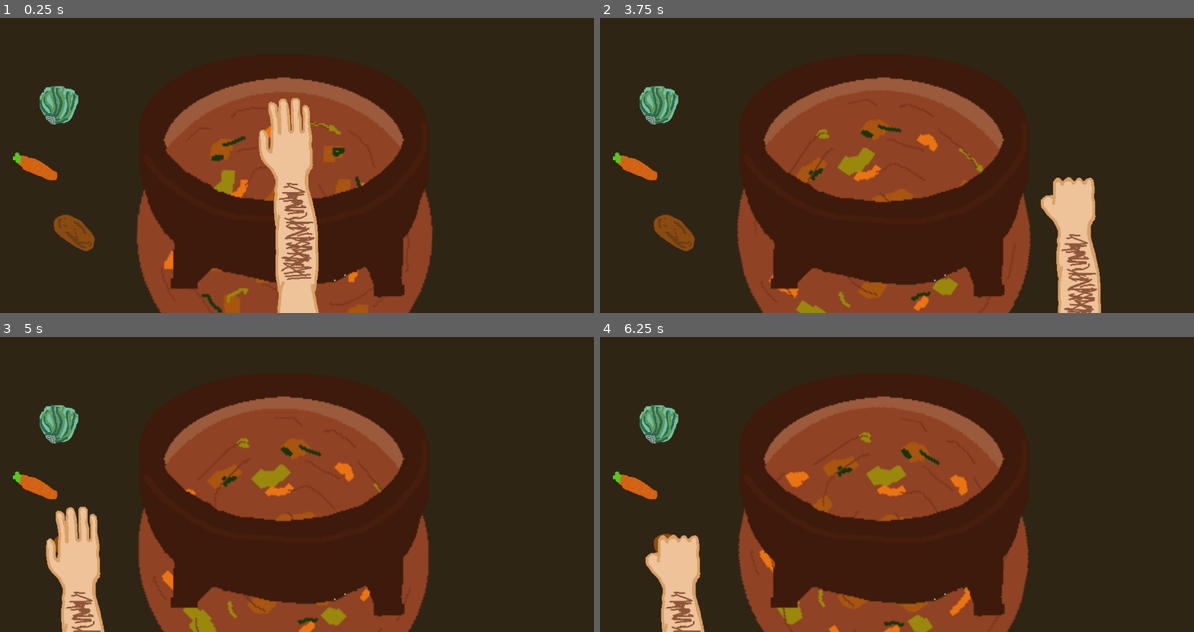
Above: before the commit, frames 1-4 (two rows, left to right).
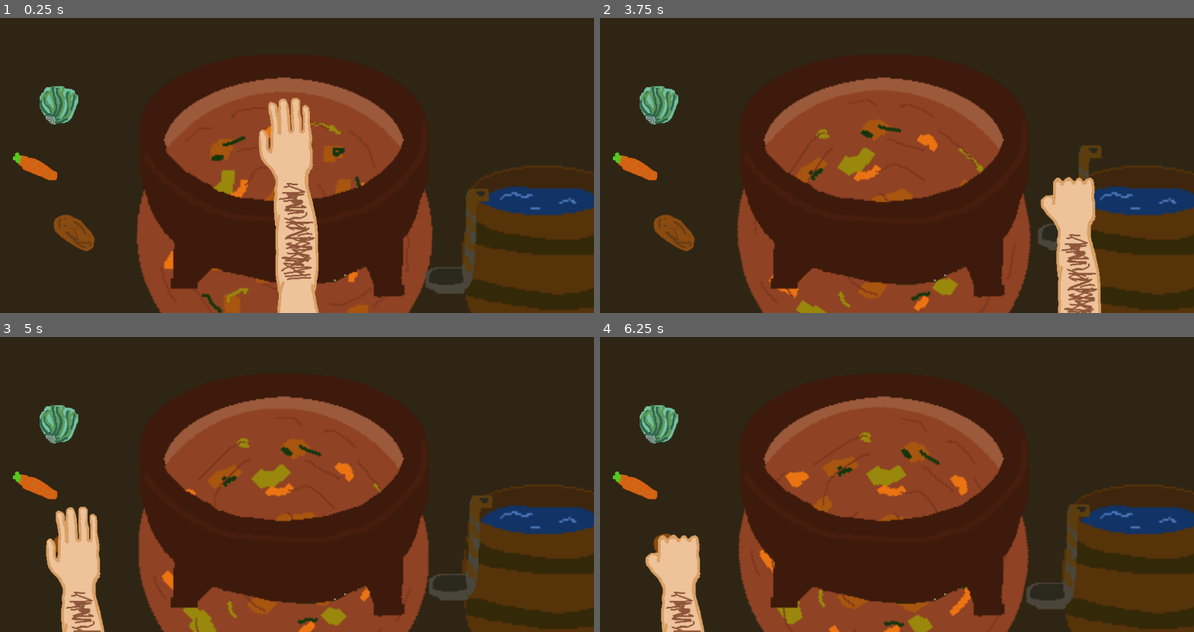
Above: after the commit, the same moments.

Repository: Alfradu/LetThyCook
Game: Godot game, scene res://Scenes/main.tscn
Two runs of this game, one before a commit and one after it. Both use one fixed random seed, a clock stepped at 60 frames per second and the inputs below.
Inputs (mouse positions are in pixels of both pictures, inside the frame that each line leads up to):
- Up to frame 1 (0.25 s): no input
- Up to frame 2 (3.75 s): move the mouse to (1021, 124) at 0.52 s; click (1021, 124) at 0.67 s; drag from (766, 159) to (659, 109) at 1.27 s; move the mouse to (950, 68) at 2.02 s; click (950, 68) at 2.17 s; drag from (861, 209) to (635, 168) at 2.77 s; move the mouse to (1075, 192) at 3.52 s; click (1075, 192) at 3.67 s
- Up to frame 3 (5 s): drag from (106, 410) to (77, 552) at 4.27 s
- Up to frame 4 (6.25 s): move the mouse to (920, 460) at 5.02 s; click (920, 460) at 5.17 s; drag from (796, 375) to (677, 552) at 5.77 s

The runs differ from the first frame. In frame 1, 7.0% of the frame differs, in the area x 71-100%, y 50-100%; in frame 2, 5.4%; in frame 3, 7.0%; in frame 4, 7.0%.

Commit message:
I POUR

Diff:
--- /dev/null
+++ b/Scenes/barrel.tscn
@@ -0,0 +1,25 @@
+[gd_scene load_steps=4 format=3 uid="uid://boknxxs4unv80"]
+
+[ext_resource type="Script" path="res://Scripts/barrel.gd" id="1_halo5"]
+[ext_resource type="Texture2D" uid="uid://b6mxnixw00qa2" path="res://Assets/Barrel/barrel.png" id="1_y00vk"]
+
+[sub_resource type="CircleShape2D" id="CircleShape2D_8l5m2"]
+radius = 32.0156
+
+[node name="barrel" type="Node2D"]
+script = ExtResource("1_halo5")
+
+[node name="Sprite2D" type="Sprite2D" parent="."]
+texture = ExtResource("1_y00vk")
+
+[node name="Area2D" type="Area2D" parent="."]
+collision_layer = 2
+collision_mask = 2
+
+[node name="CollisionShape2D" type="CollisionShape2D" parent="Area2D"]
+position = Vector2(0, -30)
+scale = Vector2(1, 0.3)
+shape = SubResource("CircleShape2D_8l5m2")
+
+[connection signal="area_entered" from="Area2D" to="." method="_on_area_2d_area_entered"]
+[connection signal="area_exited" from="Area2D" to="." method="_on_area_2d_area_exited"]
--- a/Scenes/cauldron.tscn
+++ b/Scenes/cauldron.tscn
@@ -1,6 +1,7 @@
-[gd_scene load_steps=8 format=3 uid="uid://dso8a14l42uq6"]
+[gd_scene load_steps=9 format=3 uid="uid://dso8a14l42uq6"]
 
 [ext_resource type="Texture2D" uid="uid://dw7slyh67nwrk" path="res://Assets/Soup/pixil-layer-0.png" id="1_drmva"]
+[ext_resource type="Script" path="res://Scripts/cauldron.gd" id="1_vxttm"]
 [ext_resource type="Texture2D" uid="uid://csc8klbut3kvc" path="res://Assets/Soup/pixil-layer-2.png" id="2_ae612"]
 [ext_resource type="Texture2D" uid="uid://d2obvgln851sq" path="res://Assets/Soup/pixil-layer-5.png" id="3_7ndse"]
 
@@ -46,6 +47,7 @@
 
 [node name="cauldron" type="Node2D"]
 position = Vector2(938, 532)
+script = ExtResource("1_vxttm")
 
 [node name="Area2D" type="Area2D" parent="."]
 
@@ -75,3 +77,6 @@
 position = Vector2(-7, 340)
 scale = Vector2(4.03, 4.03)
 texture = ExtResource("3_7ndse")
+
+[connection signal="area_entered" from="Area2D" to="." method="_on_area_2d_area_entered"]
+[connection signal="area_exited" from="Area2D" to="." method="_on_area_2d_area_exited"]
--- /dev/null
+++ b/Scenes/ladle.tscn
@@ -0,0 +1,113 @@
+[gd_scene load_steps=8 format=3 uid="uid://bvgqynkydm4sp"]
+
+[ext_resource type="Script" path="res://Scripts/ladle.gd" id="1_n0bmp"]
+[ext_resource type="Texture2D" uid="uid://dkvmaa0q7oth8" path="res://Assets/Barrel/ladle.png" id="1_rnic0"]
+
+[sub_resource type="CapsuleShape2D" id="CapsuleShape2D_ukadq"]
+height = 80.0
+
+[sub_resource type="CircleShape2D" id="CircleShape2D_icfup"]
+radius = 14.1421
+
+[sub_resource type="Animation" id="Animation_ercfo"]
+resource_name = "pour"
+length = 1.5
+tracks/0/type = "value"
+tracks/0/imported = false
+tracks/0/enabled = true
+tracks/0/path = NodePath("Ladle:position")
+tracks/0/interp = 1
+tracks/0/loop_wrap = true
+tracks/0/keys = {
+"times": PackedFloat32Array(0, 1, 1.5),
+"transitions": PackedFloat32Array(1, 1, 1),
+"update": 0,
+"values": [Vector2(0, 0), Vector2(0, 20), Vector2(0, 0)]
+}
+tracks/1/type = "value"
+tracks/1/imported = false
+tracks/1/enabled = true
+tracks/1/path = NodePath("Ladle:rotation")
+tracks/1/interp = 1
+tracks/1/loop_wrap = true
+tracks/1/keys = {
+"times": PackedFloat32Array(0, 1, 1.5),
+"transitions": PackedFloat32Array(1, 1, 1),
+"update": 0,
+"values": [0.0, -0.45204, 0.0]
+}
+tracks/2/type = "method"
+tracks/2/imported = false
+tracks/2/enabled = true
+tracks/2/path = NodePath(".")
+tracks/2/interp = 1
+tracks/2/loop_wrap = true
+tracks/2/keys = {
+"times": PackedFloat32Array(1),
+"transitions": PackedFloat32Array(1),
+"values": [{
+"args": [],
+"method": &"reset"
+}]
+}
+
+[sub_resource type="Animation" id="Animation_lux3t"]
+length = 0.001
+tracks/0/type = "value"
+tracks/0/imported = false
+tracks/0/enabled = true
+tracks/0/path = NodePath("Ladle:position")
+tracks/0/interp = 1
+tracks/0/loop_wrap = true
+tracks/0/keys = {
+"times": PackedFloat32Array(0),
+"transitions": PackedFloat32Array(1),
+"update": 0,
+"values": [Vector2(0, 0)]
+}
+tracks/1/type = "value"
+tracks/1/imported = false
+tracks/1/enabled = true
+tracks/1/path = NodePath("Ladle:rotation")
+tracks/1/interp = 1
+tracks/1/loop_wrap = true
+tracks/1/keys = {
+"times": PackedFloat32Array(0),
+"transitions": PackedFloat32Array(1),
+"update": 0,
+"values": [0.0]
+}
+
+[sub_resource type="AnimationLibrary" id="AnimationLibrary_kpl4w"]
+_data = {
+"RESET": SubResource("Animation_lux3t"),
+"pour": SubResource("Animation_ercfo")
+}
+
+[node name="ladle" type="Node2D"]
+script = ExtResource("1_n0bmp")
+
+[node name="Ladle" type="Sprite2D" parent="."]
+texture = ExtResource("1_rnic0")
+
+[node name="Area2D" type="Area2D" parent="."]
+
+[node name="handlecollision" type="CollisionShape2D" parent="Area2D"]
+position = Vector2(11, -5)
+shape = SubResource("CapsuleShape2D_ukadq")
+
+[node name="SpoonPart" type="Area2D" parent="."]
+collision_layer = 2
+collision_mask = 2
+
+[node name="spoonpartcollision" type="CollisionShape2D" parent="SpoonPart"]
+position = Vector2(-10, 32)
+scale = Vector2(1, 0.5)
+shape = SubResource("CircleShape2D_icfup")
+
+[node name="AnimationPlayer" type="AnimationPlayer" parent="."]
+libraries = {
+"": SubResource("AnimationLibrary_kpl4w")
+}
+
+[connection signal="area_entered" from="Area2D" to="." method="_on_area_2d_area_entered"]
--- a/Scenes/main.tscn
+++ b/Scenes/main.tscn
@@ -1,8 +1,10 @@
-[gd_scene load_steps=4 format=3 uid="uid://64q1xapxe1i8"]
+[gd_scene load_steps=6 format=3 uid="uid://64q1xapxe1i8"]
 
 [ext_resource type="PackedScene" uid="uid://b46fycpu36fr4" path="res://Scenes/hand.tscn" id="1_ib6nh"]
 [ext_resource type="PackedScene" uid="uid://dso8a14l42uq6" path="res://Scenes/cauldron.tscn" id="1_w0w7g"]
 [ext_resource type="PackedScene" uid="uid://bx8cooddov1t0" path="res://Scenes/item.tscn" id="3_1s3l6"]
+[ext_resource type="PackedScene" uid="uid://boknxxs4unv80" path="res://Scenes/barrel.tscn" id="4_184di"]
+[ext_resource type="PackedScene" uid="uid://bvgqynkydm4sp" path="res://Scenes/ladle.tscn" id="6_ypd41"]
 
 [node name="Main" type="Node2D"]
 
@@ -25,5 +27,13 @@
 position = Vector2(289, 824)
 type = 3
 
+[node name="barrel" parent="." instance=ExtResource("4_184di")]
+position = Vector2(1756, 896)
+scale = Vector2(6, 6)
+
+[node name="ladle" parent="." instance=ExtResource("6_ypd41")]
+position = Vector2(1496, 839)
+scale = Vector2(4, 4)
+
 [node name="hand" parent="." instance=ExtResource("1_ib6nh")]
 position = Vector2(-167, 517)
--- /dev/null
+++ b/Scripts/barrel.gd
@@ -0,0 +1,19 @@
+extends Node2D
+
+@onready var ladle = get_node("../ladle")
+
+# Called when the node enters the scene tree for the first time.
+func _ready():
+	pass # Replace with function body.
+
+# Called every frame. 'delta' is the elapsed time since the previous frame.
+func _process(delta):
+	pass
+
+func _on_area_2d_area_entered(area):
+	if (area.name == "SpoonPart"):
+		ladle.onBarrel = true
+
+func _on_area_2d_area_exited(area):
+	if (area.name == "SpoonPart"):
+		ladle.onBarrel = false
--- /dev/null
+++ b/Scripts/cauldron.gd
@@ -0,0 +1,19 @@
+extends Node2D
+
+@onready var ladle = get_node("../ladle")
+
+# Called when the node enters the scene tree for the first time.
+func _ready():
+	pass # Replace with function body.
+
+
+# Called every frame. 'delta' is the elapsed time since the previous frame.
+func _process(delta):
+	pass
+
+
+func _on_area_2d_area_entered(area):
+	ladle.pourable = true
+
+func _on_area_2d_area_exited(area):
+	ladle.pourable = false
--- a/Scripts/hand.gd
+++ b/Scripts/hand.gd
@@ -1,9 +1,9 @@
 extends Node2D
 
 @onready var sprite = $Sprite2D
+
 var sprite_open = load("res://Assets/hand/hand-open.png")
 var sprite_closed = load("res://Assets/hand/hand-closed.png")
-
 
 var state = Globals.handState.OPEN
 var pickedItem
--- /dev/null
+++ b/Scripts/ladle.gd
@@ -0,0 +1,54 @@
+extends Node2D
+
+enum ActionType { EMPTY, FULL, POURING }
+var ladle_full = load("res://Assets/Barrel/ladle_full.png")
+var ladle_empty = load("res://Assets/Barrel/ladle.png")
+var ladle_pouring = load("res://Assets/Barrel/ladle_pouring.png")
+
+@onready var hand = get_node("../hand")
+@onready var startingPos = self.position
+@onready var sprite = $Ladle
+var state = ActionType.EMPTY
+var onBarrel = false
+var dragging = false
+var pourable = false
+
+# Called when the node enters the scene tree for the first time.
+func _ready():
+	pass # Replace with function body.
+
+# Called every frame. 'delta' is the elapsed time since the previous frame.
+func _process(delta):
+	if state == ActionType.EMPTY && onBarrel && dragging:
+		state = ActionType.FULL
+		sprite.texture = ladle_full
+
+	if state == ActionType.POURING:
+		if (!$AnimationPlayer.is_playing()):
+			sprite.texture = ladle_pouring
+			$AnimationPlayer.play("pour")
+		return
+
+	if dragging:
+		var mousepos = get_viewport().get_mouse_position()
+		self.position = Vector2(mousepos.x, mousepos.y)
+	else:
+		self.position = self.position.lerp(startingPos, delta)
+
+func _input(event):
+	if event is InputEventMouseButton && event.button_index == MOUSE_BUTTON_LEFT:
+		if event.is_pressed() && hand.pickedItem == self:
+			dragging = true;
+		elif hand.state == Globals.handState.OPEN:
+			if pourable && state == ActionType.FULL:
+				state = ActionType.POURING
+			dragging = false;
+
+func _on_area_2d_area_entered(_area):
+	hand.pickedItem = self
+
+func reset():
+	pourable = false
+	onBarrel = false
+	state = ActionType.EMPTY
+	sprite.texture = ladle_empty
Binary file added: Assets/Barrel/barrel.png
Not shown, added: Assets/Barrel/barrel.png.import
Binary file added: Assets/Barrel/ladle.png
Not shown, added: Assets/Barrel/ladle.png.import
Binary file added: Assets/Barrel/ladle_full.png
Not shown, added: Assets/Barrel/ladle_full.png.import
Binary file added: Assets/Barrel/ladle_pouring.png
Not shown, added: Assets/Barrel/ladle_pouring.png.import
Binary file added: Assets/Barrel/ladle_water.png
Not shown, added: Assets/Barrel/ladle_water.png.import
Not shown, added: Assets/Soup/Cabbage/pixil-frame-0 (1).png.import
Not shown, added: Assets/Soup/Carrot/pixil-layer-0.png.import
(and 5 more such lines)
